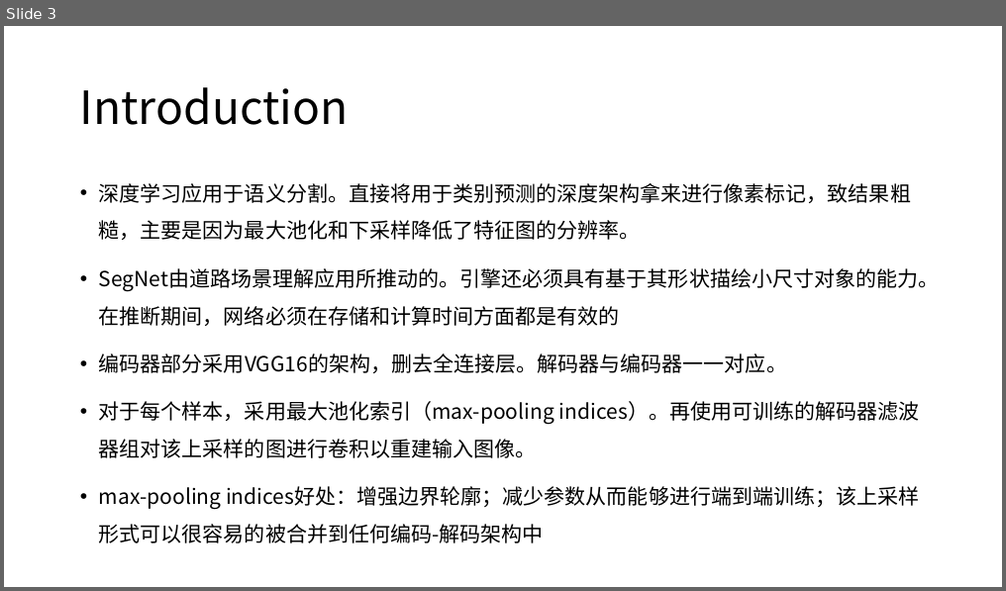
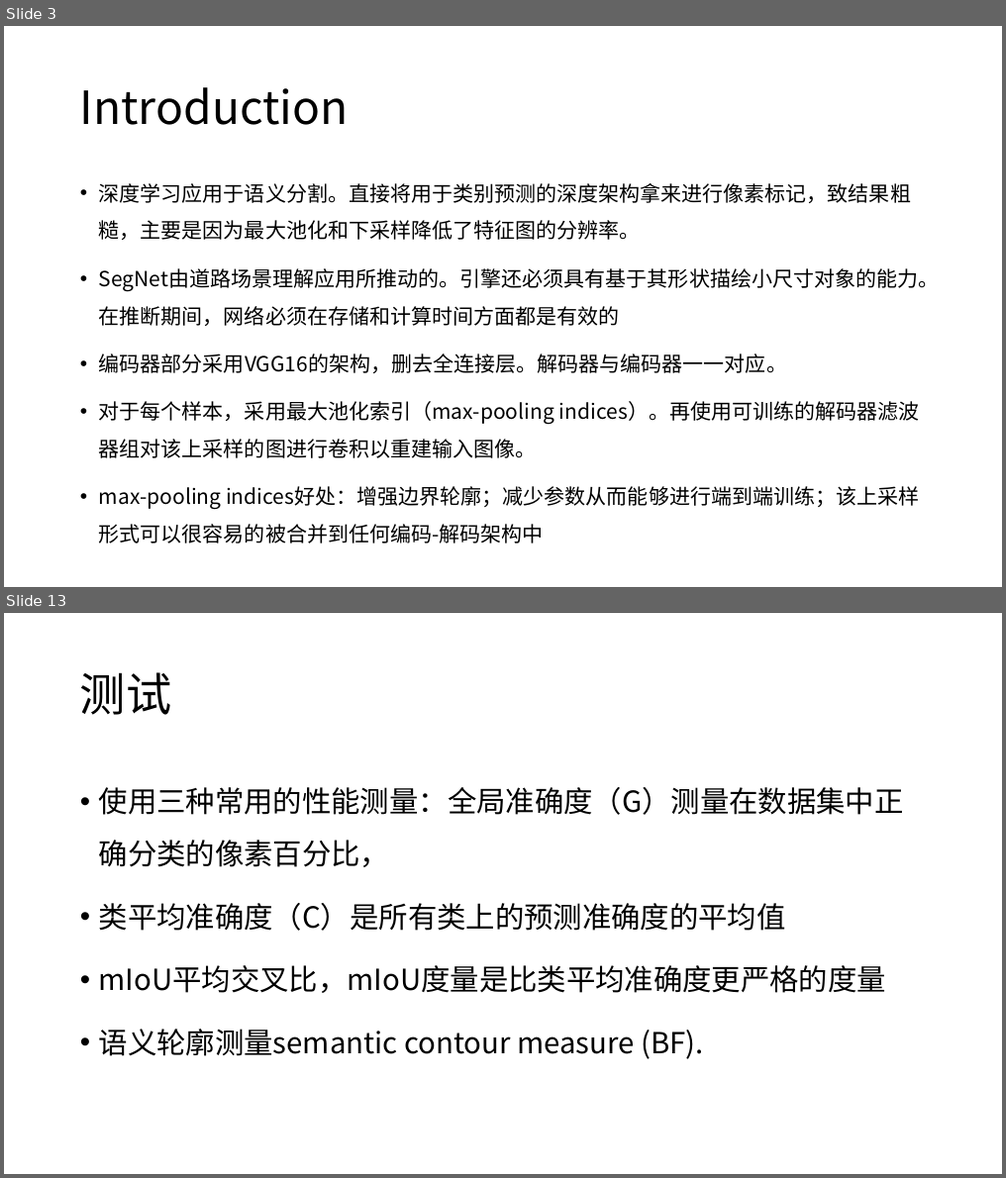
Before and after one commit to XianzhengWU/deeplearning_papernotes, a slide deck: w-第五次组会_2018.11.5.pptx. Shown one above the other, each under a label of ours: slide 3 before the commit, slides 3 and 13 after it; the slides between them are not shown. The pictures are 1006x591 and 1006x1178 pixels, drawn with LibreOffice and Linux fonts; fonts in the diff are those of the drawing. Boxes give left, top, right and bottom in pixels: in the first picture for what was removed or moved away, otherwise in the second. Text is boxed around its words. In the diff, an @@ line names an element or a change of style, - is before the commit and + after.

```diff
--- a/w-第五次组会_2018.11.5.pptx
+++ b/w-第五次组会_2018.11.5.pptx
@@ slide 13 added at (x1=4, y1=613, x2=1002, y2=1174), background #FFFFFF @@
@@ title added at (x1=80, y1=672, x2=171, y2=715), 44 pt, text #000000 @@
+测试
@@ text added at (x1=99, y1=787, x2=904, y2=1059), 28 pt, text #000000 @@
+• 使用三种常用的性能测量：全局准确度（G）测量在数据集中正确分类的像素百分比，
+• 类平均准确度（C）是所有类上的预测准确度的平均值
+• mIoU平均交叉比，mIoU度量是比类平均准确度更严格的度量
+• 语义轮廓测量semantic contour measure (BF).
```
Also in this commit, not shown: 23 other slides added, 6 slides removed, 5 other files.
